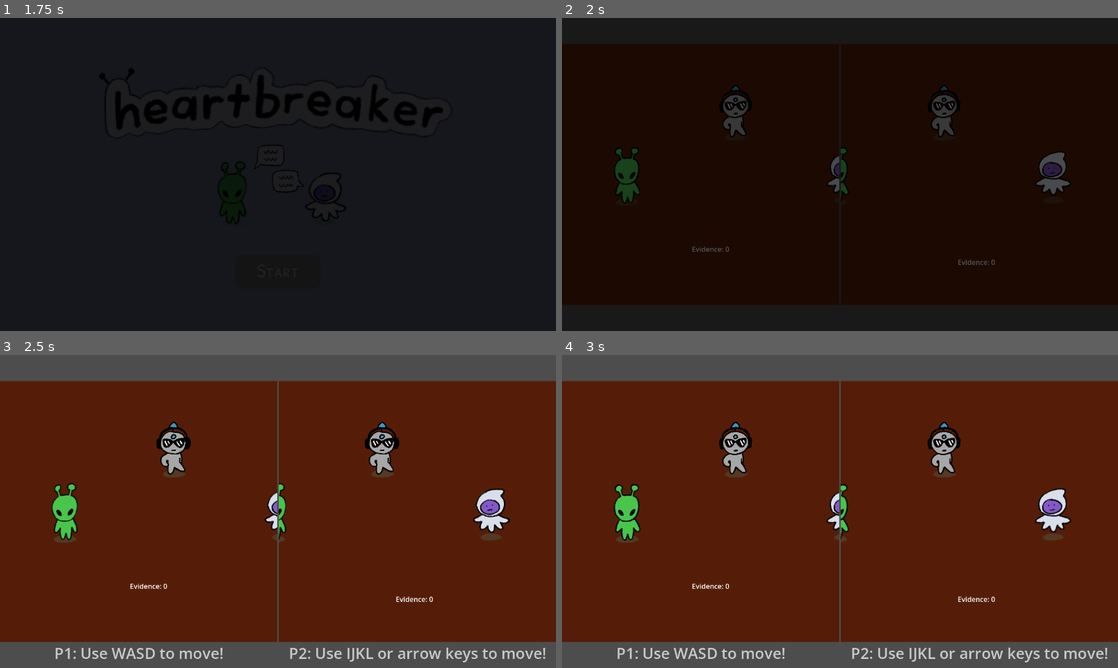
Above: before the commit, frames 1-4 (two rows, left to right).
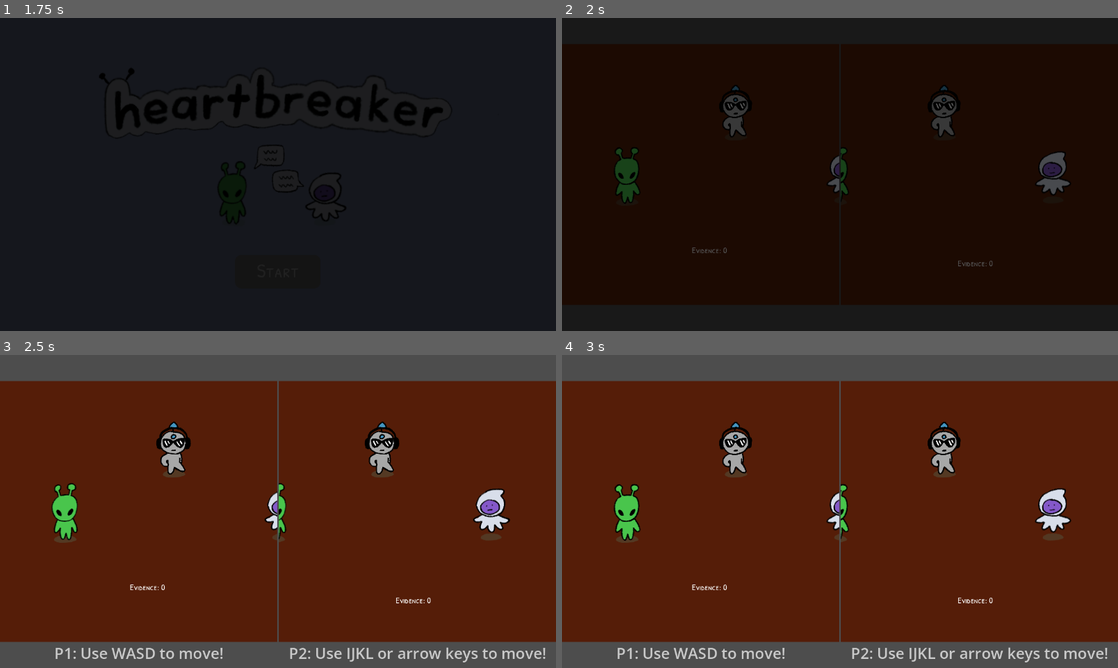
Above: after the commit, the same moments.

Repository: liannie3/wwhataburger
Game: Godot game, scene res://core/Main.tscn
Same seed, same stepped clock (60 frames per second), same inputs: the game is played once before the commit and once after it.
Inputs:
- Up to frame 1 (1.75 s): click "Start" at 1.25 s
- Up to frame 2 (2 s): no input
- Up to frame 3 (2.5 s): no input
- Up to frame 4 (3 s): no input

Frame 1 is identical in both runs. In frame 2, 0.1% of the frame differs, in the area x 23-78%, y 73-80%; in frame 3, 0.2%; in frame 4, 0.2%.

Commit message:
Add building visit functionality

Diff:
--- a/core/event_bus.gd
+++ b/core/event_bus.gd
@@ -5,3 +5,7 @@
 signal hide_prompt(player_id: int)
 signal show_dialogue(player_id: int, npc_name: String, text: String)
 signal hide_dialogue(player_id: int)
+
+# Visit prompt signals
+signal show_visit_prompt(text: String)
+signal hide_visit_prompt()
--- a/core/global_stats.gd
+++ b/core/global_stats.gd
@@ -8,10 +8,12 @@
 signal stat_changed(player_id: int, stat_name: String, new_value: int)
 signal evidence_changed(player_id: int, new_amount: int)
 signal game_over(ending_type: Ending)
+signal building_visited(new_count: int)
 
 var p1_evidence: int = 0
 var p2_evidence: int = 0
 var is_game_over: bool = false
+var playthrough_count: int = 0
 
 func add_evidence(player_id: int, amount: int) -> void:
 	if is_game_over: return
@@ -32,12 +34,14 @@
 			game_over.emit(Ending.BAD)
 
 func reset() -> void:
+	playthrough_count += 1
 	p1_evidence = 0
 	p2_evidence = 0
 	evidence_changed.emit(1, 0)
 	evidence_changed.emit(2, 0)
 	p1_first_talks = 0
 	p2_first_talks = 0
+	buildings_visited = 0
 
 var p1_first_talks: int = 0:
 	set(value):
@@ -52,6 +56,7 @@
 var buildings_visited: int = 0:
 	set(value):
 		buildings_visited = value
+		building_visited.emit(buildings_visited)
 		if buildings_visited >= 3 and not is_game_over:
 			is_game_over = true
 			# CHANGE 2: Emit the enum instead of the string!
--- a/main_game/HUD.tscn
+++ b/main_game/HUD.tscn
@@ -1,6 +1,7 @@
 [gd_scene format=3 uid="uid://bhk45cagwg42x"]
 
 [ext_resource type="Script" uid="uid://7fgwg7st8w0y" path="res://main_game/hud.gd" id="1_riflj"]
+[ext_resource type="FontFile" uid="uid://bu3fgtpct0bl0" path="res://assets/PatrickHandSC-Regular.ttf" id="2_cj4qp"]
 
 [node name="Hud" type="CanvasLayer" unique_id=190957759]
 script = ExtResource("1_riflj")
@@ -26,17 +27,28 @@
 
 [node name="EvidenceLabel" type="Label" parent="Control/VBoxContainer" unique_id=738955444]
 layout_mode = 2
+theme_override_fonts/font = ExtResource("2_cj4qp")
+theme_override_font_sizes/font_size = 20
 
-[node name="EmotionRow" type="HBoxContainer" parent="Control/VBoxContainer"]
+[node name="BuildingsLabel" type="Label" parent="Control/VBoxContainer"]
+visible = false
+layout_mode = 2
+theme_override_fonts/font = ExtResource("2_cj4qp")
+theme_override_font_sizes/font_size = 20
+text = "Buildings: 0/3"
+
+[node name="EmotionRow" type="HBoxContainer" parent="Control/VBoxContainer" unique_id=750696632]
 layout_mode = 2
 
 [node name="EmotionIcon" type="TextureRect" parent="Control/VBoxContainer/EmotionRow" unique_id=1736996198]
+custom_minimum_size = Vector2(64, 64)
 layout_mode = 2
 stretch_mode = 5
-custom_minimum_size = Vector2(64, 64)
 
-[node name="EmotionLabel" type="Label" parent="Control/VBoxContainer/EmotionRow"]
+[node name="EmotionLabel" type="Label" parent="Control/VBoxContainer/EmotionRow" unique_id=1052274160]
 layout_mode = 2
+theme_override_fonts/font = ExtResource("2_cj4qp")
+theme_override_font_sizes/font_size = 20
 
 [node name="DurationBar" type="ProgressBar" parent="Control/VBoxContainer" unique_id=1663121440]
 layout_mode = 2
--- a/main_game/hud.gd
+++ b/main_game/hud.gd
@@ -6,6 +6,7 @@
 @onready var main_ui_container: VBoxContainer = $Control/VBoxContainer
 @onready var main_control: Control = $Control
 @onready var evidence_label: Label = $Control/VBoxContainer/EvidenceLabel
+@onready var buildings_label: Label = $Control/VBoxContainer/BuildingsLabel
 @onready var emotion_icon: TextureRect = $Control/VBoxContainer/EmotionRow/EmotionIcon
 @onready var emotion_label: Label = $Control/VBoxContainer/EmotionRow/EmotionLabel
 @onready var emotion_row: HBoxContainer = $Control/VBoxContainer/EmotionRow
@@ -14,12 +15,20 @@
 func _ready() -> void:
 	EmotionManager.emotion_changed.connect(_on_emotion_changed)
 	GlobalStats.evidence_changed.connect(_on_evidence_changed)
+	GlobalStats.building_visited.connect(_on_building_visited)
 
 	var current_emotion = EmotionManager.get_emotion(player_id)
 	_update_emotion_display(current_emotion)
 
 	var initial_evidence = GlobalStats.p1_evidence if player_id == 1 else GlobalStats.p2_evidence
 	_update_evidence_display(initial_evidence)
+
+	# Only show buildings counter from the second playthrough onward
+	if GlobalStats.playthrough_count >= 2:
+		buildings_label.visible = true
+		_update_buildings_display(GlobalStats.buildings_visited)
+	else:
+		buildings_label.visible = false
 
 func _process(_delta: float) -> void:
 	if not duration_bar.visible:
@@ -80,3 +89,9 @@
 
 func _update_evidence_display(amount: int) -> void:
 	evidence_label.text = "Evidence: " + str(amount)
+
+func _on_building_visited(new_count: int) -> void:
+	_update_buildings_display(new_count)
+
+func _update_buildings_display(count: int) -> void:
+	buildings_label.text = "Buildings: " + str(count) + "/3"
--- a/main_game/obstacles/Building.tscn
+++ b/main_game/obstacles/Building.tscn
@@ -2,6 +2,7 @@
 
 [ext_resource type="Texture2D" uid="uid://cn0sb1en3bnxh" path="res://assets/fountain.png" id="1_kvidj"]
 [ext_resource type="Texture2D" uid="uid://dvlxxwepue5bj" path="res://assets/fountain2.png" id="2_d3bf0"]
+[ext_resource type="Script" uid="uid://cxqmv0255e4xs" path="res://main_game/obstacles/building_visit_zone.gd" id="3_visit"]
 
 [sub_resource type="RectangleShape2D" id="RectangleShape2D_kvidj"]
 size = Vector2(203, 156)
@@ -20,6 +21,9 @@
 "speed": 2.5
 }]
 
+[sub_resource type="CircleShape2D" id="CircleShape2D_kvidj"]
+radius = 218.00917
+
 [node name="Building" type="StaticBody2D" unique_id=204772846]
 
 [node name="CollisionShape2D" type="CollisionShape2D" parent="." unique_id=202534680]
@@ -30,3 +34,12 @@
 sprite_frames = SubResource("SpriteFrames_71cv4")
 animation = &"idle"
 autoplay = "idle"
+
+[node name="Area2D" type="Area2D" parent="." unique_id=632534164]
+script = ExtResource("3_visit")
+building_name = "The Fountain"
+ghost_text = "We used to sit by this fountain and talk for hours..."
+
+[node name="CollisionShape2D" type="CollisionShape2D" parent="Area2D" unique_id=1464094459]
+position = Vector2(-1, 65)
+shape = SubResource("CircleShape2D_kvidj")
--- a/main_game/obstacles/Cafe.tscn
+++ b/main_game/obstacles/Cafe.tscn
@@ -2,6 +2,7 @@
 
 [ext_resource type="Texture2D" uid="uid://badseci5151pl" path="res://assets/Cafe1.png" id="1_i14jy"]
 [ext_resource type="Texture2D" uid="uid://cltmxsaxtrsu3" path="res://assets/Cafe2.png" id="2_fwdfh"]
+[ext_resource type="Script" uid="uid://cxqmv0255e4xs" path="res://main_game/obstacles/building_visit_zone.gd" id="3_visit"]
 
 [sub_resource type="RectangleShape2D" id="RectangleShape2D_v8ar8"]
 size = Vector2(356, 284)
@@ -20,7 +21,10 @@
 "speed": 2.5
 }]
 
-[node name="Cafe" type="StaticBody2D" unique_id=810779703]
+[sub_resource type="CircleShape2D" id="CircleShape2D_cafe"]
+radius = 365.67883
+
+[node name="Cafe2" type="StaticBody2D" unique_id=810779703]
 
 [node name="CollisionShape2D" type="CollisionShape2D" parent="." unique_id=661171386]
 position = Vector2(-2, -28)
@@ -30,3 +34,12 @@
 sprite_frames = SubResource("SpriteFrames_4om3r")
 animation = &"idle"
 autoplay = "idle"
+
+[node name="VisitZone" type="Area2D" parent="." unique_id=618014028]
+script = ExtResource("3_visit")
+building_name = "The Cafe"
+ghost_text = "This cafe always smelled like fresh coffee and possibility..."
+
+[node name="CollisionShape2D" type="CollisionShape2D" parent="VisitZone" unique_id=1183105620]
+position = Vector2(8, 89)
+shape = SubResource("CircleShape2D_cafe")
--- a/main_game/obstacles/Chairs.tscn
+++ b/main_game/obstacles/Chairs.tscn
@@ -1,9 +1,13 @@
 [gd_scene format=3 uid="uid://dc5gu6upbjqet"]
 
 [ext_resource type="Texture2D" uid="uid://dw0njo3d5pjyk" path="res://assets/Chairs.png" id="1_7lo1r"]
+[ext_resource type="Script" uid="uid://cxqmv0255e4xs" path="res://main_game/obstacles/building_visit_zone.gd" id="2_visit"]
 
 [sub_resource type="RectangleShape2D" id="RectangleShape2D_nohji"]
 size = Vector2(196, 66)
+
+[sub_resource type="CircleShape2D" id="CircleShape2D_chairs"]
+radius = 290.83673
 
 [node name="Chairs" type="StaticBody2D" unique_id=400679283]
 
@@ -13,3 +17,12 @@
 
 [node name="Sprite2D" type="Sprite2D" parent="." unique_id=427385555]
 texture = ExtResource("1_7lo1r")
+
+[node name="VisitZone" type="Area2D" parent="." unique_id=239332338]
+script = ExtResource("2_visit")
+building_name = "The Chairs"
+ghost_text = "We sat here once and watched the world go by together..."
+
+[node name="CollisionShape2D" type="CollisionShape2D" parent="VisitZone" unique_id=1937131724]
+position = Vector2(1, 64)
+shape = SubResource("CircleShape2D_chairs")
--- a/main_game/obstacles/Dogs.tscn
+++ b/main_game/obstacles/Dogs.tscn
@@ -5,6 +5,7 @@
 [ext_resource type="Texture2D" uid="uid://clcuatsa8odhe" path="res://assets/Dog3.png" id="3_u5xwl"]
 [ext_resource type="Texture2D" uid="uid://dsvg0ienxylwv" path="res://assets/Dog4.png" id="4_6eodc"]
 [ext_resource type="Texture2D" uid="uid://buh35l7jmpy3e" path="res://assets/Dog5.png" id="5_4dpq1"]
+[ext_resource type="Script" path="res://main_game/obstacles/building_visit_zone.gd" id="6_visit"]
 
 [sub_resource type="RectangleShape2D" id="RectangleShape2D_v8ar8"]
 size = Vector2(322, 265)
@@ -38,6 +39,9 @@
 "speed": 15.0
 }]
 
+[sub_resource type="CircleShape2D" id="CircleShape2D_dogs"]
+radius = 230.0
+
 [node name="Cafe" type="StaticBody2D" unique_id=810779703]
 
 [node name="CollisionShape2D" type="CollisionShape2D" parent="." unique_id=661171386]
@@ -49,3 +53,11 @@
 animation = &"idle"
 autoplay = "idle"
 frame_progress = 0.4867571
+
+[node name="VisitZone" type="Area2D" parent="."]
+script = ExtResource("6_visit")
+building_name = "The Dog Park"
+ghost_text = "The dogs here always knew how to make us smile..."
+
+[node name="CollisionShape2D" type="CollisionShape2D" parent="VisitZone"]
+shape = SubResource("CircleShape2D_dogs")
--- a/main_game/obstacles/Observatory.tscn
+++ b/main_game/obstacles/Observatory.tscn
@@ -1,9 +1,13 @@
 [gd_scene format=3 uid="uid://b8gb3d3equhqb"]
 
 [ext_resource type="Texture2D" uid="uid://bntgxhd1075d5" path="res://assets/Observatory.png" id="1_41pv4"]
+[ext_resource type="Script" path="res://main_game/obstacles/building_visit_zone.gd" id="2_visit"]
 
 [sub_resource type="RectangleShape2D" id="RectangleShape2D_nohji"]
 size = Vector2(437, 392)
+
+[sub_resource type="CircleShape2D" id="CircleShape2D_obs"]
+radius = 300.0
 
 [node name="Chairs" type="StaticBody2D" unique_id=400679283]
 
@@ -13,3 +17,11 @@
 
 [node name="Sprite2D" type="Sprite2D" parent="." unique_id=427385555]
 texture = ExtResource("1_41pv4")
+
+[node name="VisitZone" type="Area2D" parent="."]
+script = ExtResource("2_visit")
+building_name = "The Observatory"
+ghost_text = "Under these stars, everything felt infinite..."
+
+[node name="CollisionShape2D" type="CollisionShape2D" parent="VisitZone"]
+shape = SubResource("CircleShape2D_obs")
--- /dev/null
+++ b/main_game/obstacles/building_visit_zone.gd
@@ -0,0 +1,69 @@
+extends Area2D
+
+@export var building_name: String = "This Place"
+@export var ghost_text: String = "Something meaningful happened here..."
+@export var required_proximity: float = 200.0
+
+var players_in_range: Array[Player] = []
+var visited: bool = false
+var visit_timer: float = 0.0
+var timer_running: bool = false
+
+const VISIT_DURATION: float = 2.0
+const GHOST_TEXT_DURATION: float = 4.0
+
+func _ready() -> void:
+	body_entered.connect(_on_body_entered)
+	body_exited.connect(_on_body_exited)
+
+func _on_body_entered(body: Node2D) -> void:
+	if visited:
+		return
+	if body is Player and body not in players_in_range:
+		players_in_range.append(body)
+
+func _on_body_exited(body: Node2D) -> void:
+	if body is Player:
+		players_in_range.erase(body)
+
+func _physics_process(delta: float) -> void:
+	if visited:
+		return
+
+	if _both_players_close():
+		if not timer_running:
+			timer_running = true
+			visit_timer = 0.0
+			EventBus.show_visit_prompt.emit("Stay close together...")
+		visit_timer += delta
+		if visit_timer >= VISIT_DURATION:
+			_complete_visit()
+	else:
+		if timer_running:
+			timer_running = false
+			visit_timer = 0.0
+			EventBus.hide_visit_prompt.emit()
+
+func _both_players_close() -> bool:
+	if players_in_range.size() < 2:
+		return false
+	var p1 = players_in_range[0]
+	var p2 = players_in_range[1]
+	return p1.global_position.distance_to(p2.global_position) <= required_proximity
+
+func _complete_visit() -> void:
+	visited = true
+	timer_running = false
+	monitoring = false
+	EventBus.hide_visit_prompt.emit()
+
+	GlobalStats.buildings_visited += 1
+
+	# Show ghost text on both players' dialogue bubbles
+	EventBus.show_dialogue.emit(1, building_name, ghost_text)
+	EventBus.show_dialogue.emit(2, building_name, ghost_text)
+
+	# Auto-hide after a few seconds
+	await get_tree().create_timer(GHOST_TEXT_DURATION).timeout
+	EventBus.hide_dialogue.emit(1)
+	EventBus.hide_dialogue.emit(2)
--- a/main_game/player_ui.gd
+++ b/main_game/player_ui.gd
@@ -31,6 +31,8 @@
 	EventBus.hide_prompt.connect(_on_hide_prompt)
 	EventBus.show_dialogue.connect(_on_show_dialogue)
 	EventBus.hide_dialogue.connect(_on_hide_dialogue)
+	EventBus.show_visit_prompt.connect(_on_show_visit_prompt)
+	EventBus.hide_visit_prompt.connect(_on_hide_visit_prompt)
 
 
 # --- DIALOGUE ANIMATION LOGIC ---
@@ -107,3 +109,10 @@
 func _on_hide_prompt(id: int) -> void:
 	if id == player_id:
 		ghost_prompt.hide()
+
+func _on_show_visit_prompt(text: String) -> void:
+	ghost_prompt.text = text
+	ghost_prompt.show()
+
+func _on_hide_visit_prompt() -> void:
+	ghost_prompt.hide()
Not shown, added: main_game/obstacles/building_visit_zone.gd.uid
